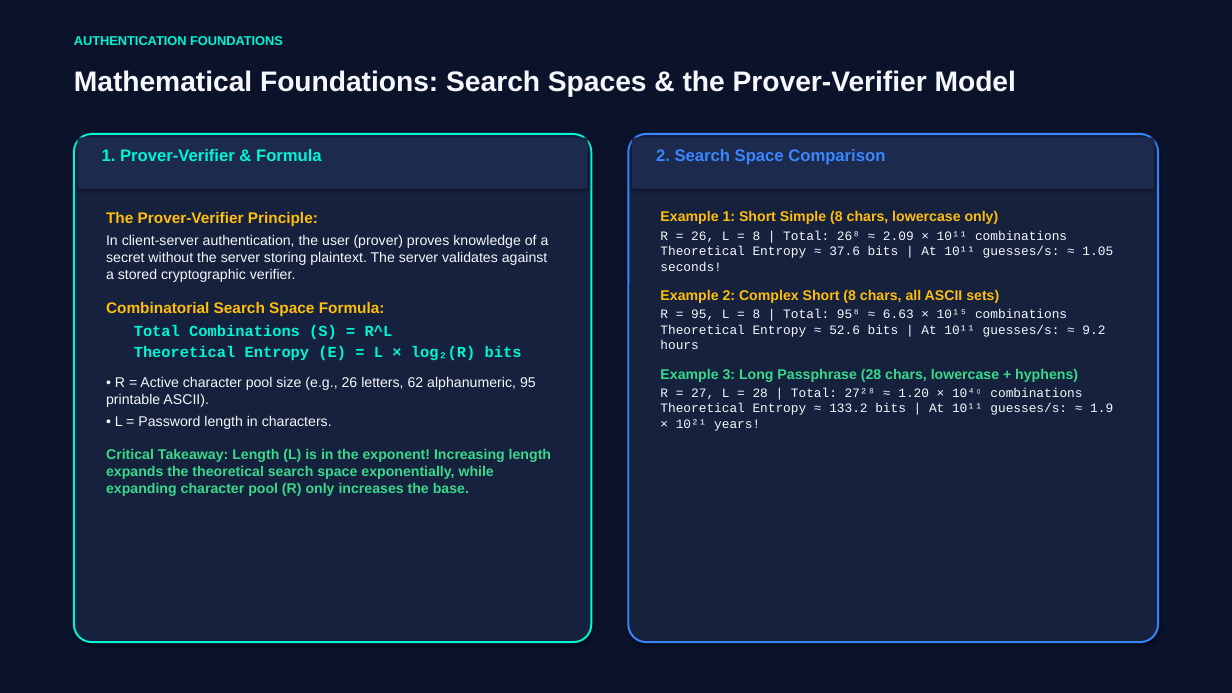
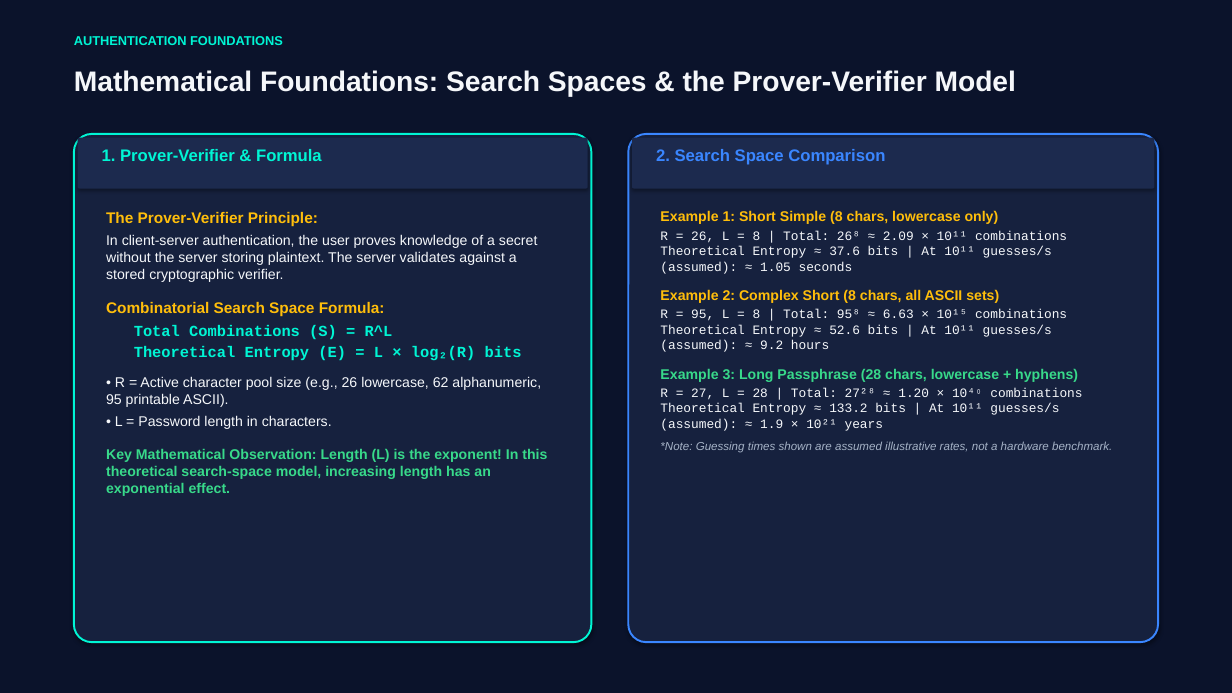
Before and after one commit to ducknhat/password-pro, a slide deck: slide 3 of final-deliverables/PasswordGuard_Presentation.pptx. Drawn at 1232x693 pixels with LibreOffice and Linux fonts; fonts in the diff are those of the drawing. Boxes give left, top, right and bottom in pixels: in the first picture for what was removed or moved away, otherwise in the second. Text is boxed around its words. In the diff, an @@ line names an element or a change of style, - is before the commit and + after.

```diff
--- a/final-deliverables/PasswordGuard_Presentation.pptx
+++ b/final-deliverables/PasswordGuard_Presentation.pptx
@@ text at (106,234,537,282): text changed @@
-In client-server authentication, the user (prover) proves knowledge of a secret without the server storing plaintext. The server validates against a stored cryptographic verifier.
+In client-server authentication, the user proves knowledge of a secret without the server storing plaintext. The server validates against a stored cryptographic verifier.
@@ text at (660,230,1067,274): text changed @@
-R = 26, L = 8 | Total: 26⁸ ≈ 2.09 × 10¹¹ combinations
-Theoretical Entropy ≈ 37.6 bits | At 10¹¹ guesses/s: ≈ 1.05 seconds!
+R = 26, L = 8 | Total: 26⁸ ≈ 2.09 × 10¹¹ combinations
+Theoretical Entropy ≈ 37.6 bits | At 10¹¹ guesses/s (assumed): ≈ 1.05 seconds
@@ text at (660,309,1067,352): text changed @@
-R = 95, L = 8 | Total: 95⁸ ≈ 6.63 × 10¹⁵ combinations
-Theoretical Entropy ≈ 52.6 bits | At 10¹¹ guesses/s: ≈ 9.2 hours
+R = 95, L = 8 | Total: 95⁸ ≈ 6.63 × 10¹⁵ combinations
+Theoretical Entropy ≈ 52.6 bits | At 10¹¹ guesses/s (assumed): ≈ 9.2 hours
@@ text at (106,376,541,407): text changed @@
-• R = Active character pool size (e.g., 26 letters, 62 alphanumeric, 95 printable ASCII).
+• R = Active character pool size (e.g., 26 lowercase, 62 alphanumeric, 95 printable ASCII).
@@ text at (660,388,1112,453): text changed @@
-R = 27, L = 28 | Total: 27²⁸ ≈ 1.20 × 10⁴⁰ combinations
-Theoretical Entropy ≈ 133.2 bits | At 10¹¹ guesses/s: ≈ 1.9 × 10²¹ years!
+R = 27, L = 28 | Total: 27²⁸ ≈ 1.20 × 10⁴⁰ combinations
+Theoretical Entropy ≈ 133.2 bits | At 10¹¹ guesses/s (assumed): ≈ 1.9 × 10²¹ years
+*Note: Guessing times shown are assumed illustrative rates, not a hardware benchmark.
@@ text at (106,449,547,496): text changed @@
-Critical Takeaway: Length (L) is in the exponent! Increasing length expands the theoretical search space exponentially, while expanding character pool (R) only increases the base.
+Key Mathematical Observation: Length (L) is the exponent! In this theoretical search-space model, increasing length has an exponential effect.
```
Also in this commit, not shown: 7 other slides changed, 5 other files.
